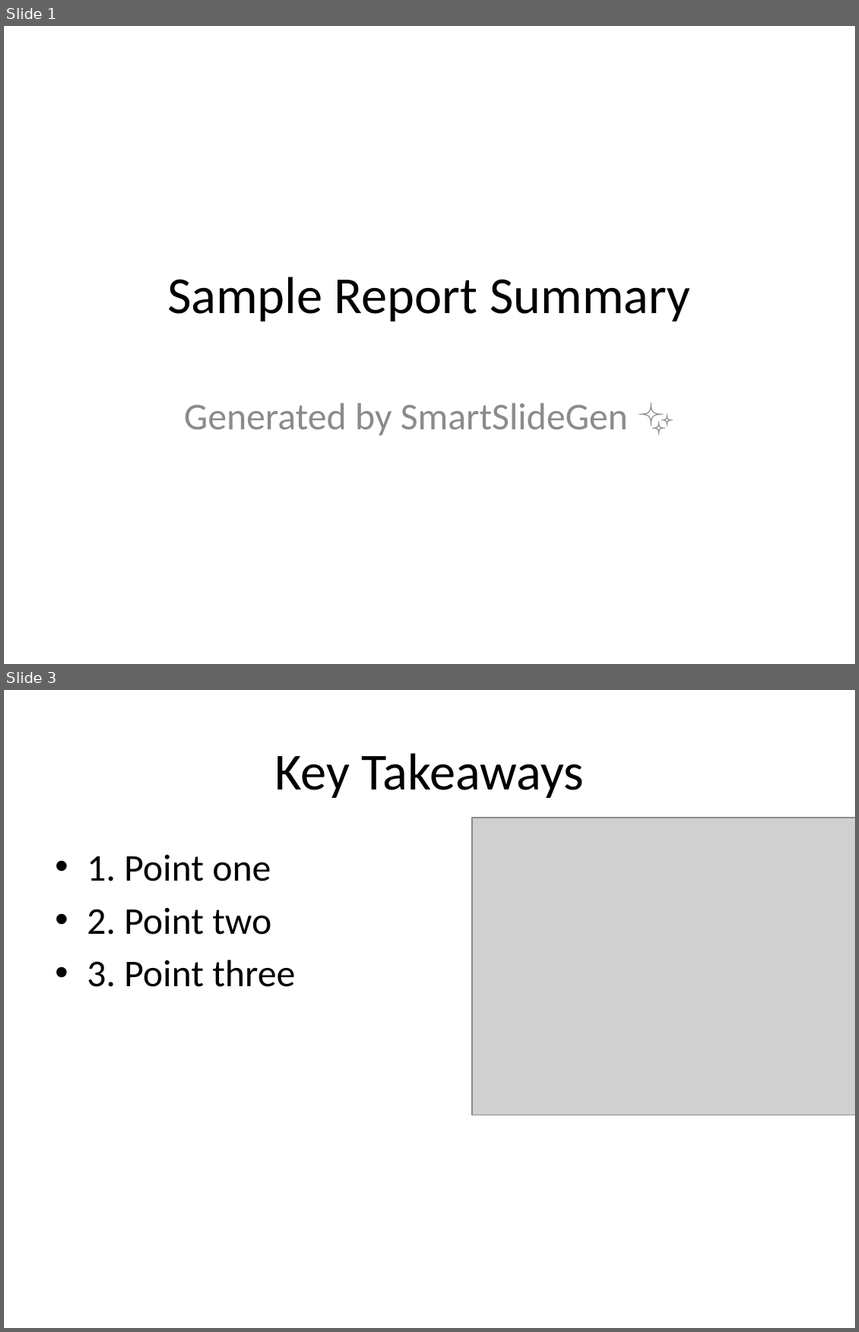
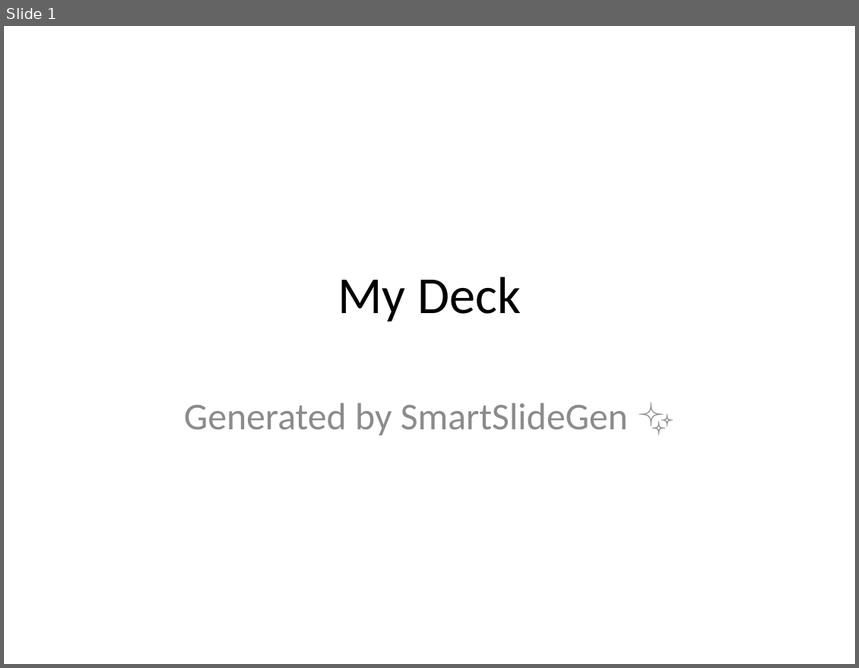
Before and after one commit to abhishek-bagepalli/The-Slide-Whisperer, a slide deck: output.pptx. Shown one above the other, each under a label of ours: slides 1 and 3 before the commit, slide 1 after it; the slides between them are not shown. The pictures are 859x1332 and 859x668 pixels, drawn with LibreOffice and Linux fonts; fonts in the diff are those of the drawing; grey boxes stand for pictures. Boxes give left, top, right and bottom in pixels: in the first picture for what was removed or moved away, otherwise in the second. Text is boxed around its words. In the diff, an @@ line names an element or a change of style, - is before the commit and + after.

```diff
--- a/output.pptx
+++ b/output.pptx
@@ slide 3 removed at [4, 690, 855, 1328], background #FFFFFF @@
@@ title removed at [275, 753, 585, 798] @@
-Key Takeaways
@@ picture removed at [472, 818, 855, 1116] @@
@@ text removed at [87, 854, 295, 987] @@
-• 1. Point one
-• 2. Point two
-• 3. Point three
@@ slide 1 changed as well @@
@@ title at [338, 277, 521, 322]: text changed @@
-Sample Report Summary
+My Deck
```
Also in this commit, not shown: 8 slides added, 4 other slides removed, 14 other files.
